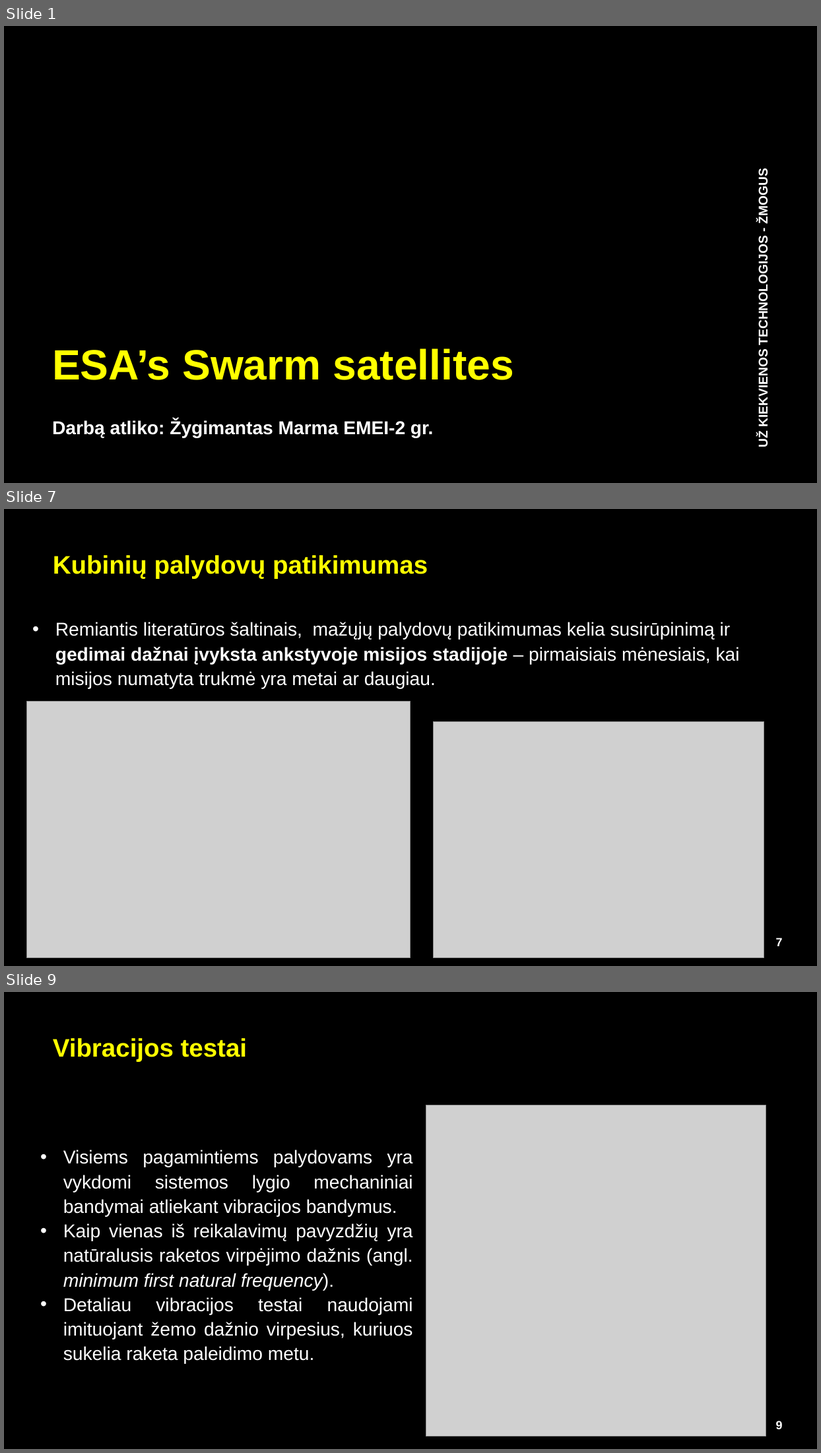
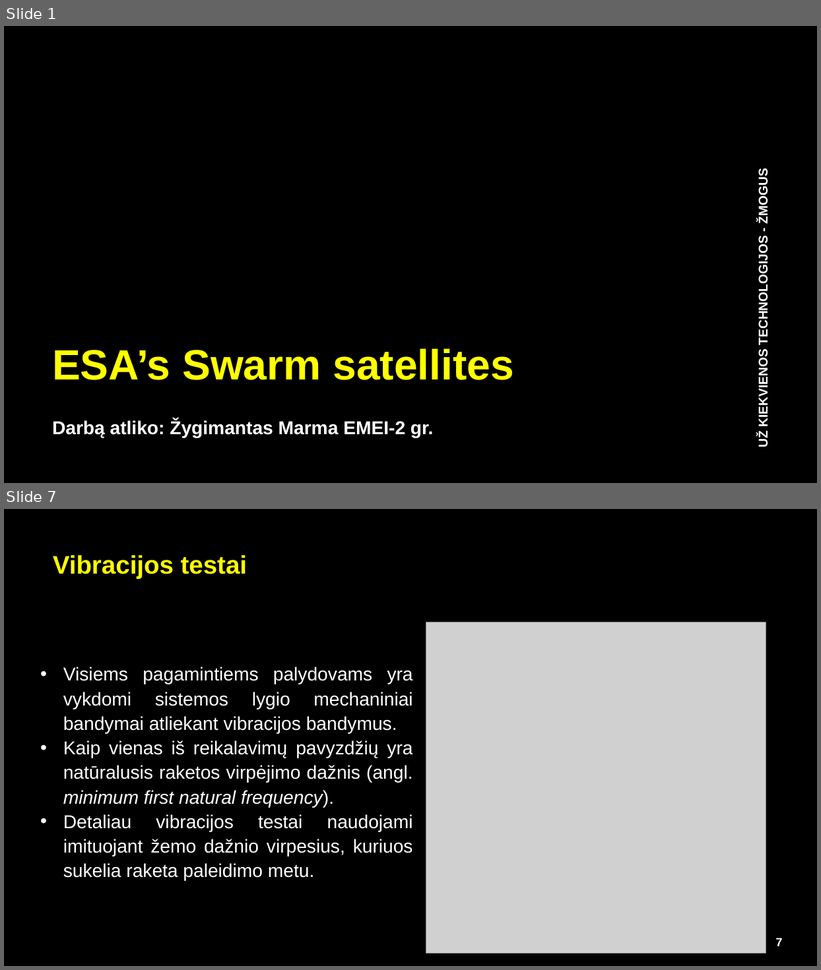
Before and after one commit to Double-Bonus/sem11-InovatyviosMatavimoSistemos, a slide deck: Indvidualus_darbas/esaSwarm_EEF.pptx. Shown one above the other, each under a label of ours: slides 1, 7 and 9 before the commit, slides 1 and 7 after it; the slides between them are not shown. The pictures are 821x1453 and 821x970 pixels, drawn with LibreOffice and Linux fonts; fonts in the diff are those of the drawing; grey boxes stand for pictures; background and template pictures are left out. Boxes give left, top, right and bottom in pixels: in the first picture for what was removed or moved away, otherwise in the second. Text is boxed around its words. In the diff, an @@ line names an element or a change of style, - is before the commit and + after.

```diff
--- a/Indvidualus_darbas/esaSwarm_EEF.pptx
+++ b/Indvidualus_darbas/esaSwarm_EEF.pptx
@@ slide 7 removed at (4, 509, 817, 966), background #000000; not listed: 1 template element that a slide beside it also shows @@
@@ text removed at (53, 555, 428, 579) @@
-Kubinių palydovų patikimumas
@@ text removed at (55, 622, 740, 689) @@
-• Remiantis literatūros šaltinais, mažųjų palydovų patikimumas kelia susirūpinimą ir gedimai dažnai įvyksta ankstyvoje misijos stadijoje – pirmaisiais mėnesiais, kai misijos numatyta trukmė yra metai ar daugiau.
@@ picture removed at (26, 701, 411, 958) @@
@@ picture removed at (434, 722, 765, 958) @@
@@ what was slide 9 is now slide 7 @@
@@ page number at (776, 938, 783, 947): text changed @@
-9
+7
```
Also in this commit, not shown: 6 slides changed, 1 slide added, 6 other slides removed, 8 other files.
